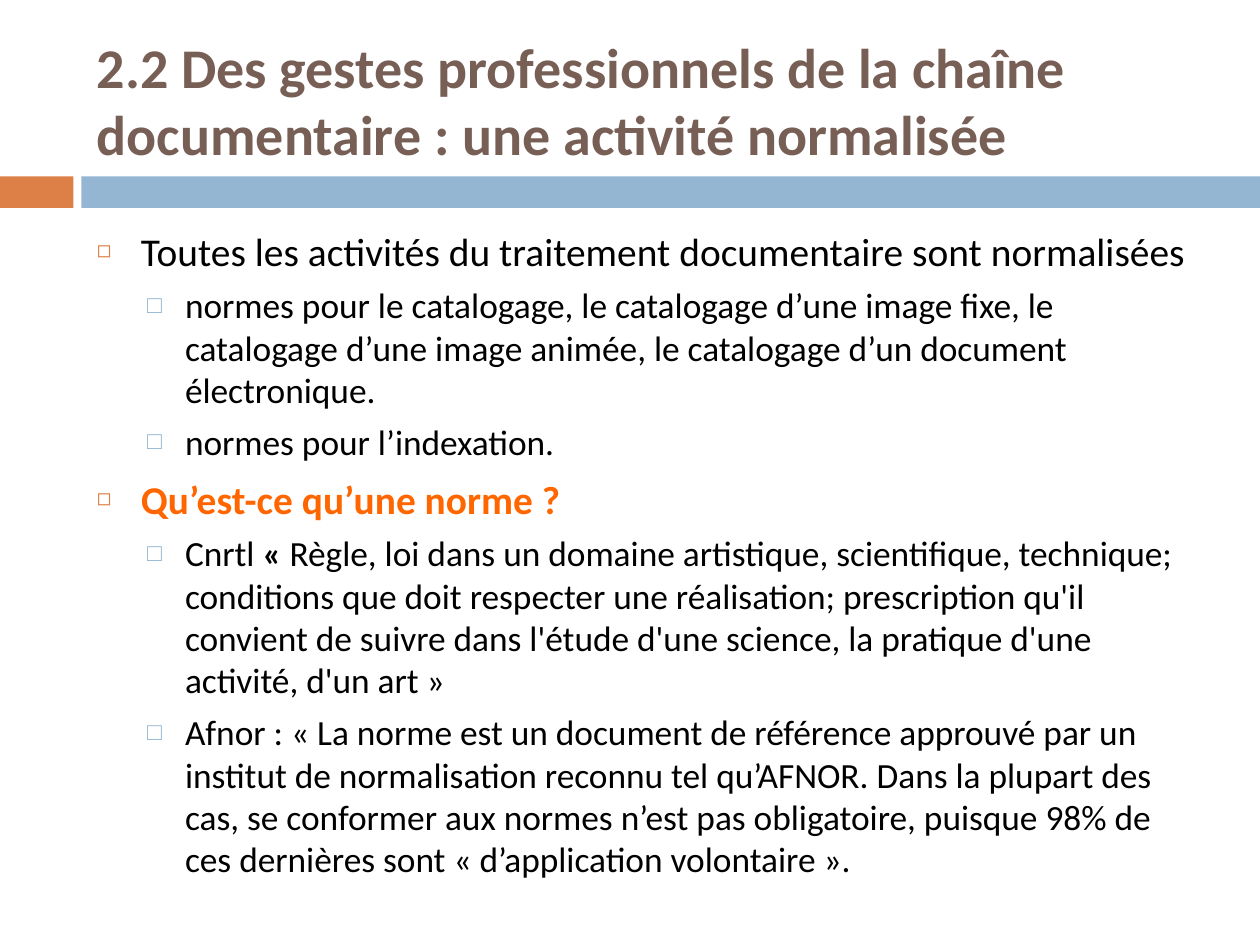
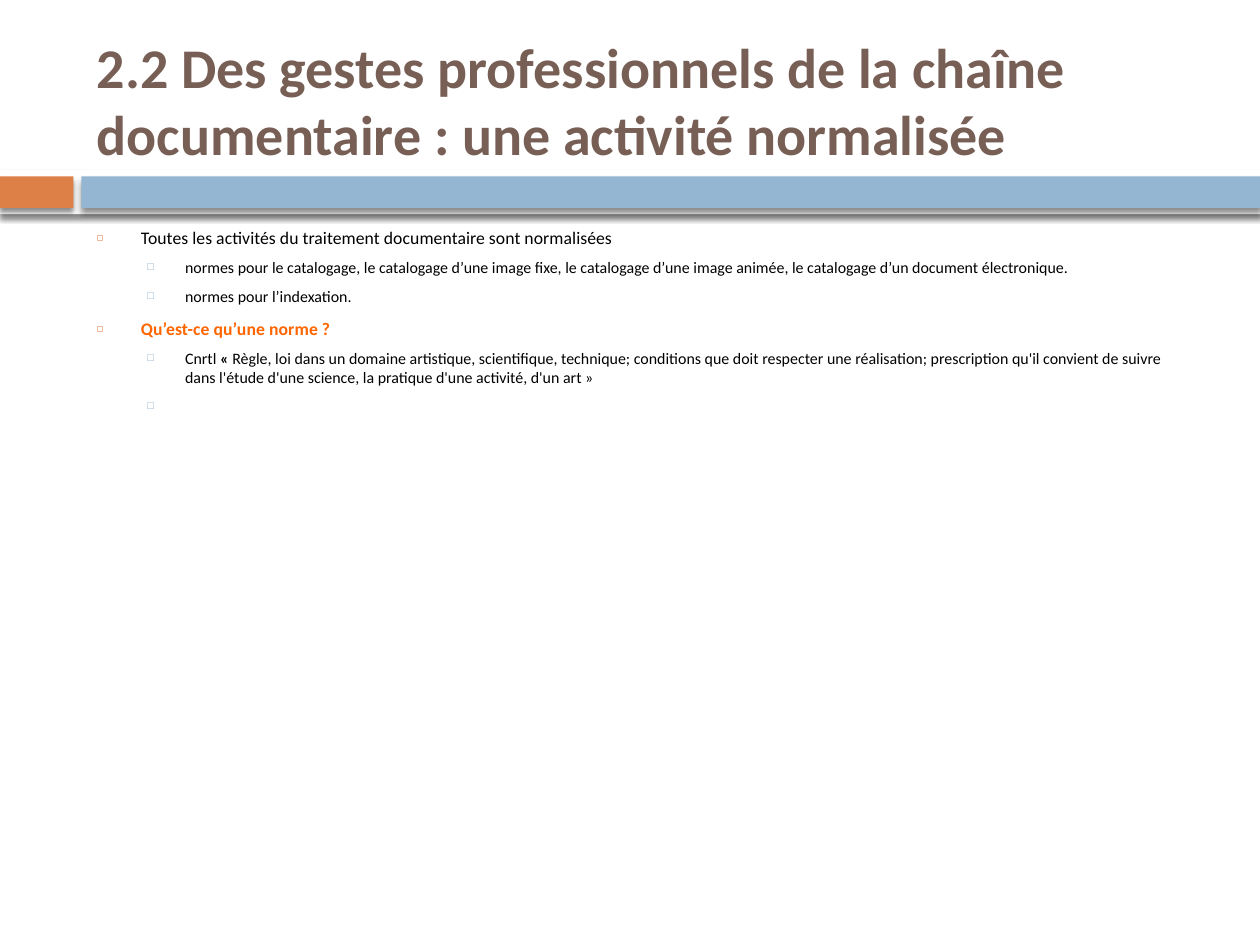
Before and after one commit to martyyann01/td_lyon3, a slide deck: slide 10 of Trait_Doc/Cours/Support_Cours.pptx. Drawn at 1260x945 pixels with LibreOffice and Linux fonts; fonts in the diff are those of the drawing. Boxes give left, top, right and bottom in pixels: in the first picture for what was removed or moved away, otherwise in the second. Text is boxed around its words. In the diff, an @@ line names an element or a change of style, - is before the commit and + after.

```diff
--- a/Trait_Doc/Cours/Support_Cours.pptx
+++ b/Trait_Doc/Cours/Support_Cours.pptx
@@ rectangle at [0,176,73,208]: shadow on @@
@@ rectangle added at [0,170,1260,214], fill #FFFFFF @@
@@ rectangle at [82,176,1260,208]: shadow on @@
@@ text "Toutes les activités du traitement ..." at [141,231,1161,386]: size 22.5 to 10.1 pt in "Toutes les activités du traitement documentaire sont ...", "Qu’est-ce qu’une norme ?"; size 20.1 to 9.1 pt in "normes pour le catalogage, le catalogage d’une ...", "normes pour l’indexation.", "Cnrtl « Règle, loi dans un domaine ..." @@
@@ text at [185,720,1151,836]: paragraph removed @@
-  □ Afnor : « La norme est un document de référence approuvé par un institut de normalisation reconnu tel qu’AFNOR. Dans la plupart des cas, se conformer aux normes n’est pas obligatoire, puisque 98% de ces dernières sont « d’application volontaire ».
```
Also in this commit, not shown: 72 other slides changed, 19 other files.
